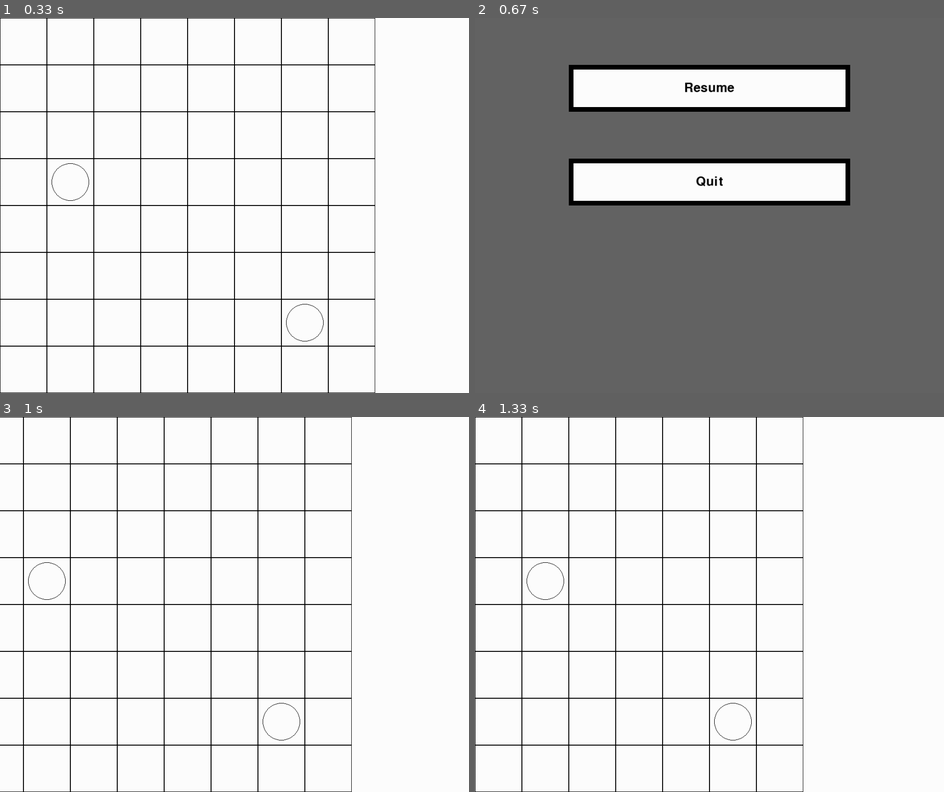
Above: before the commit, frames 1-4 (two rows, left to right).
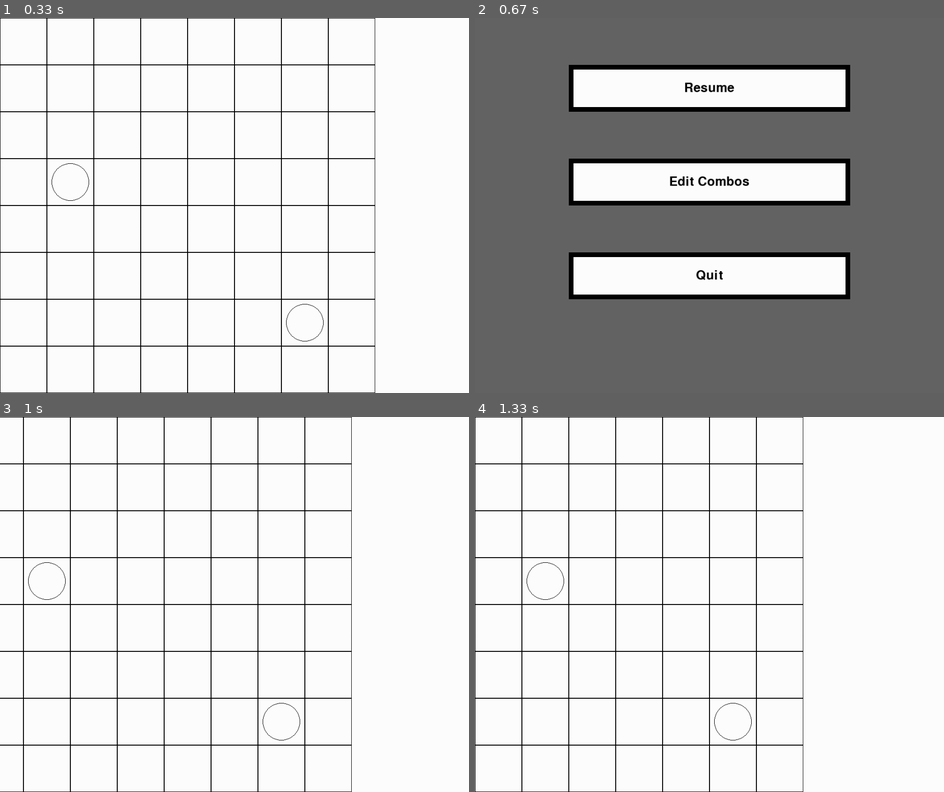
Above: after the commit, the same moments.

Repository: B3NJP/FinalSDDProject
Game: pygame game, started from main.py
Same seed, same stepped clock (60 frames per second), same inputs: the game is played once before the commit and once after it.
Inputs (mouse positions are in pixels of both pictures, inside the frame that each line leads up to):
- Up to frame 1 (0.33 s): no input
- Up to frame 2 (0.67 s): hold Esc from 0.33 s (still down); hold Right from 0.33 s (still down)
- Up to frame 3 (1 s): release Esc at 0.8 s; release Right at 0.8 s; click (234, 488) at 0.88 s
- Up to frame 4 (1.33 s): hold Right from 1.17 s (still down); hold D from 1.17 s (still down)

Frame 1 is identical in both runs. In frame 2, 7.8% of the frame differs, in the area x 20-80%, y 42-75%; in frame 3, nothing differs; in frame 4, nothing differs.

Commit message:
Started work on combo menu

Diff:
--- a/main.py
+++ b/main.py
@@ -41,6 +41,7 @@
 # Further Pause Menu
 buttonSize = [600, 100]
 resButton = pygame.Surface(buttonSize)
+editComboButton = pygame.Surface(buttonSize)
 quitButton = pygame.Surface(buttonSize)
 menuFont = pygame.font.Font(None, 40)
 def drawPauseMenuButtons(cursor):
@@ -49,12 +50,18 @@
     resButton.blit(menuFont.render("Resume", True, black), [(buttonSize[0]-menuFont.size("Resume")[0])/2, (buttonSize[1]-menuFont.size("Resume")[1])/2])
     pauseMenu.blit(resButton, [200, 100])
 
+    resButton.fill(white)
+    pygame.draw.rect(resButton, black, [0, 0] + buttonSize, 10)
+    resButton.blit(menuFont.render("Edit Combos", True, black), [(buttonSize[0]-menuFont.size("Edit Combos")[0])/2, (buttonSize[1]-menuFont.size("Resume")[1])/2])
+    pauseMenu.blit(resButton, [200, 300])
+
     quitButton.fill(white)
     pygame.draw.rect(quitButton, black, [0, 0] + buttonSize, 10)
     quitButton.blit(menuFont.render("Quit", True, black), [(buttonSize[0]-menuFont.size("Quit")[0])/2, (buttonSize[1]-menuFont.size("Resume")[1])/2])
-    pauseMenu.blit(quitButton, [200, 300])
-
-
+    pauseMenu.blit(quitButton, [200, 500])
+
+# Combo Menu
+dispComboMenu = False
 
 # Text Font
 font = pygame.font.Font(None, 25)
@@ -136,7 +143,7 @@
                 dispStatWind = not dispStatWind
             if event.key == pygame.K_n:
                 dispComboWind = not dispComboWind
-            if event.key == pygame.K_ESCAPE:
+            if event.key == pygame.K_ESCAPE and not dispComboMenu:
                 dispPauseMenu = not dispPauseMenu
 
             # Checks if number (to select combo)
@@ -151,6 +158,10 @@
                             dispPauseMenu = False
 
                         if 300 <= event.pos[1] <= 400:
+                            dispPauseMenu = False
+                            dispComboMenu = True
+
+                        if 500 <= event.pos[1] <= 600:
                             sys.exit()
                 else:
                     # Gets location of mouse (adjusted for scroll)
@@ -187,5 +198,8 @@
         drawPauseMenuButtons('test')
         screen.blit(pauseMenu, [0,0])
 
+    if dispComboMenu:
+        pass
+
     # Draws everything to screen
     pygame.display.flip()
